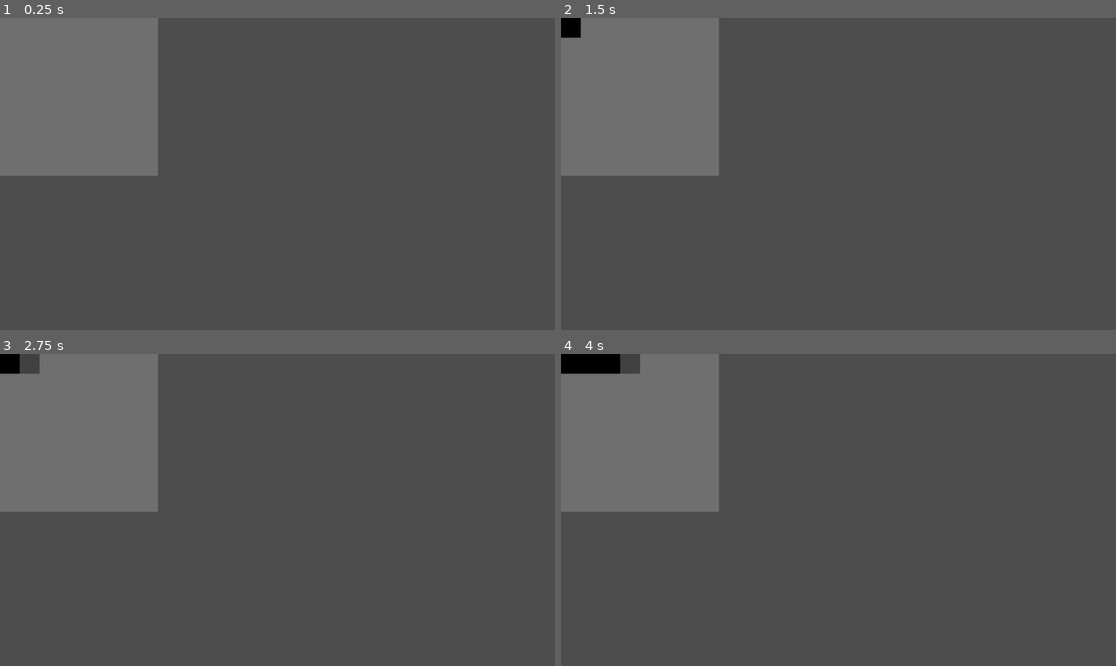
Above: before the commit, frames 1-4 (two rows, left to right).
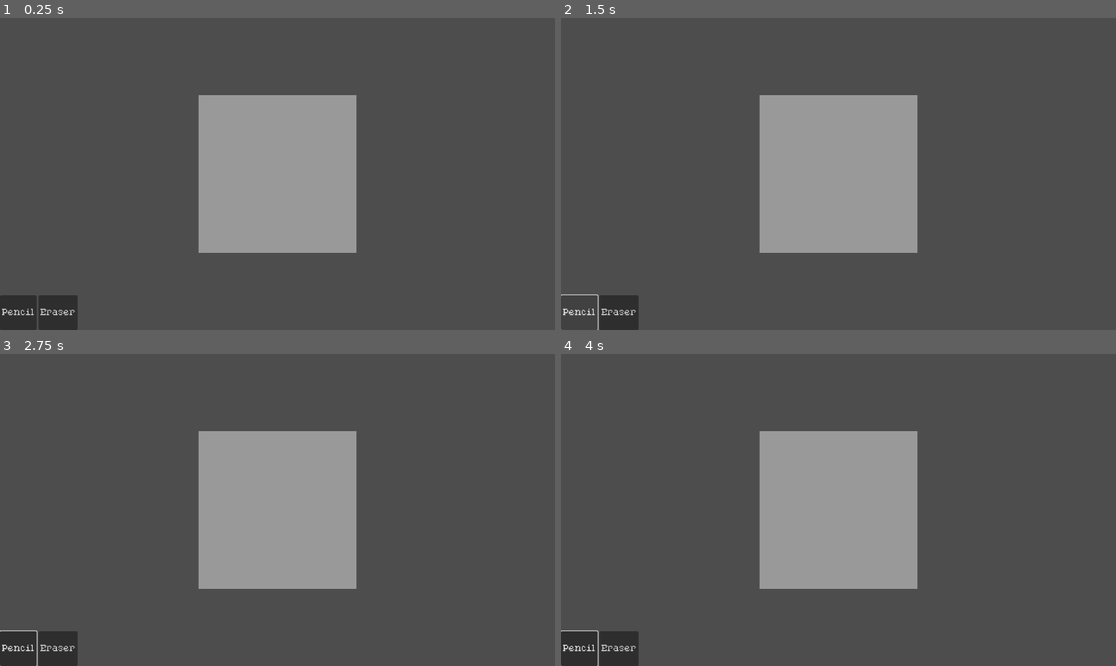
Above: after the commit, the same moments.

Repository: CodeOS99/PixelProLite
Game: Godot game, scene res://scenes/main_draw_area.tscn
Same seed, same stepped clock (60 frames per second), same inputs: the game is played once before the commit and once after it. This scene is started directly instead of the project's main scene.
Inputs (mouse positions are in pixels of both pictures, inside the frame that each line leads up to):
- Up to frame 1 (0.25 s): no input
- Up to frame 2 (1.5 s): click (572, 27) at 0.52 s; click (577, 311) at 1.25 s, where only the run after the commit has a clickable "Pencil"
- Up to frame 3 (2.75 s): click (27, 363) at 2.02 s
- Up to frame 4 (4 s): click (610, 363) at 2.77 s; click (627, 363) at 3.52 s

The runs differ from the first frame. In frame 1, 30% of the frame differs, in the area x 0-65%, y 0-100%; in frame 2, 30%; in frame 3, 30%; in frame 4, 30%.

Commit message:
Changed the pixels from buttons to panels and also added a toolbar with a pencil and eraser option for now

Diff:
--- a/scenes/drawing_pixel.tscn
+++ b/scenes/drawing_pixel.tscn
@@ -1,18 +1,14 @@
-[gd_scene load_steps=4 format=3 uid="uid://h5pudex7gjpg"]
+[gd_scene load_steps=3 format=3 uid="uid://h5pudex7gjpg"]
 
 [ext_resource type="Script" path="res://scripts/drawing_pixel.gd" id="1_kc42n"]
 
-[sub_resource type="StyleBoxEmpty" id="StyleBoxEmpty_8emh7"]
+[sub_resource type="StyleBoxFlat" id="StyleBoxFlat_rajil"]
 
-[sub_resource type="StyleBoxFlat" id="StyleBoxFlat_jx5us"]
-bg_color = Color(0.6, 0.6, 0.6, 0.45098)
-
-[node name="DrawingPixel" type="Button"]
-custom_minimum_size = Vector2(60, 60)
-offset_right = 8.0
-offset_bottom = 8.0
-theme_override_styles/focus = SubResource("StyleBoxEmpty_8emh7")
-theme_override_styles/normal = SubResource("StyleBoxFlat_jx5us")
+[node name="DrawingPixel" type="Panel"]
+offset_right = 40.0
+offset_bottom = 40.0
+theme_override_styles/panel = SubResource("StyleBoxFlat_rajil")
 script = ExtResource("1_kc42n")
 
-[connection signal="pressed" from="." to="." method="_on_pressed"]
+[connection signal="mouse_entered" from="." to="." method="_on_mouse_entered"]
+[connection signal="mouse_exited" from="." to="." method="_on_mouse_exited"]
--- a/scenes/main_draw_area.tscn
+++ b/scenes/main_draw_area.tscn
@@ -1,6 +1,8 @@
-[gd_scene load_steps=2 format=3 uid="uid://crqjrd446jcyy"]
+[gd_scene load_steps=4 format=3 uid="uid://crqjrd446jcyy"]
 
 [ext_resource type="Script" path="res://scripts/drawing.gd" id="1_fhym6"]
+[ext_resource type="Script" path="res://scripts/pencil_button.gd" id="2_27bku"]
+[ext_resource type="Script" path="res://scripts/eraser_button.gd" id="3_73k8m"]
 
 [node name="MainDrawArea" type="Control"]
 layout_mode = 3
@@ -20,8 +22,40 @@
 script = ExtResource("1_fhym6")
 
 [node name="GridContainer" type="GridContainer" parent="Drawing"]
-layout_mode = 0
-offset_right = 40.0
-offset_bottom = 40.0
+layout_mode = 1
+anchors_preset = 8
+anchor_left = 0.5
+anchor_top = 0.5
+anchor_right = 0.5
+anchor_bottom = 0.5
+offset_left = -20.0
+offset_top = -20.0
+offset_right = 20.0
+offset_bottom = 20.0
+grow_horizontal = 2
+grow_vertical = 2
 theme_override_constants/h_separation = 0
 theme_override_constants/v_separation = 0
+
+[node name="HBoxContainer" type="HBoxContainer" parent="."]
+layout_mode = 1
+anchors_preset = 12
+anchor_top = 1.0
+anchor_right = 1.0
+anchor_bottom = 1.0
+offset_top = -72.0
+grow_horizontal = 2
+grow_vertical = 0
+
+[node name="PencilButton" type="Button" parent="HBoxContainer"]
+layout_mode = 2
+text = "Pencil"
+script = ExtResource("2_27bku")
+
+[node name="EraserButton" type="Button" parent="HBoxContainer"]
+layout_mode = 2
+text = "Eraser"
+script = ExtResource("3_73k8m")
+
+[connection signal="pressed" from="HBoxContainer/PencilButton" to="HBoxContainer/PencilButton" method="_on_pressed"]
+[connection signal="pressed" from="HBoxContainer/EraserButton" to="HBoxContainer/EraserButton" method="_on_pressed"]
--- a/scripts/Globals.gd
+++ b/scripts/Globals.gd
@@ -3,3 +3,4 @@
 static var money: int = 100
 static var draw_size := Vector2(8, 8)
 static var curr_col := Color(0, 0, 0)
+static var drawing_mode = "PENCIL"
--- a/scripts/drawing.gd
+++ b/scripts/drawing.gd
@@ -10,6 +10,6 @@
 	print(pixel_size)
 	$GridContainer.columns = Globals.draw_size[0]
 	for i in range(Globals.draw_size[0] * Globals.draw_size[1]):
-		var px: Button = pixel.instantiate()
+		var px: Panel = pixel.instantiate()
 		$GridContainer.add_child(px)
 		px.custom_minimum_size = Vector2(pixel_size, pixel_size)
--- a/scripts/drawing_pixel.gd
+++ b/scripts/drawing_pixel.gd
@@ -1,6 +1,47 @@
-extends Button
+extends Panel
 
-func _on_pressed() -> void:
+var orig_style: StyleBoxFlat
+var mouse_in := false
+var mouse_pressed := false
+
+var hov_col
+var unhov_col
+
+func _ready() -> void:
+	orig_style = get_theme_stylebox("panel")
+	unhov_col = orig_style.bg_color
+	hov_col = Color(.95, .95, .95)
+
+func _process(delta: float) -> void:
+	if Input.is_action_pressed("left_mouse_button"):
+		mouse_pressed = true
+	else:
+		mouse_pressed = false
+
+	if mouse_in and mouse_pressed:
+		paint()
+
+func paint():
+	if Globals.drawing_mode == "PENCIL":
+		var style = StyleBoxFlat.new()
+		style.bg_color = Globals.curr_col
+		add_theme_stylebox_override("panel", style)
+		unhov_col = style.bg_color
+		var offs = -20
+		hov_col = Color(max(unhov_col.r-offs, 0), max(unhov_col.g-offs, 0), max(unhov_col.b-offs, 0))
+	elif Globals.drawing_mode == "ERASER":
+		add_theme_stylebox_override("panel", orig_style)
+		unhov_col = orig_style.bg_color
+		hov_col = Color(.95, .95, .95)
+
+func _on_mouse_entered() -> void:
+	mouse_in = true
 	var style = StyleBoxFlat.new()
-	style.bg_color = Globals.curr_col
-	add_theme_stylebox_override("normal", style)
+	style.bg_color = hov_col
+	add_theme_stylebox_override("panel", style)
+
+func _on_mouse_exited() -> void:
+	mouse_in = false
+	var style = StyleBoxFlat.new()
+	style.bg_color = unhov_col
+	add_theme_stylebox_override("panel", style)
--- /dev/null
+++ b/scripts/eraser_button.gd
@@ -0,0 +1,4 @@
+extends Button
+
+func _on_pressed() -> void:
+	Globals.drawing_mode = "ERASER"
--- /dev/null
+++ b/scripts/pencil_button.gd
@@ -0,0 +1,4 @@
+extends Button
+
+func _on_pressed() -> void:
+	Globals.drawing_mode = "PENCIL"
Binary file added: assets/pencil/pencil.aseprite
